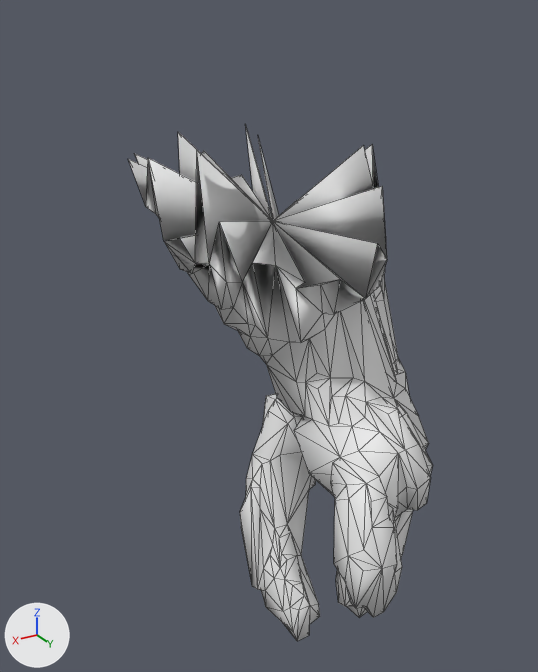
A saved change to the OBJ model src/main/resources/assets/kn8/meshes/kaiju_no9_isao/forearm_left.obj.
One viewpoint serves both versions: a 50 mm lens placed at (-0.024, 0.496, 1.329), pointed at (-0.338, -0.028, 1.067). Every picture has the same lights, and +X, +Y and +Z are marked at lower left. The older version comes first. Mesh edges are drawn as thin lines. Where no turn or scale is listed for an object, it has been applied to the vertices. Vertices at exactly the same position are counted once.

The first picture shows 'forearm_left'.
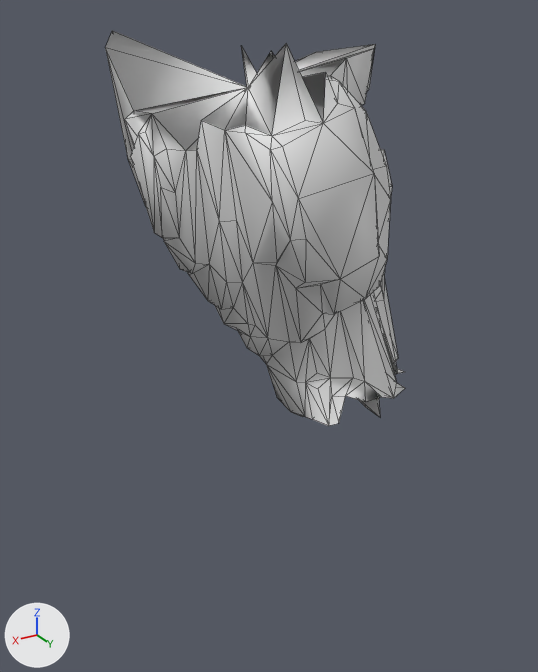
Changed parts and their boxes (x1, y1, x2, y2) in the pictures (538 x 672 px):
'forearm_left', reshaped (23% shorter)
    before: (128, 124, 433, 641)
    after: (105, 30, 405, 426)
part 1 of me_forearm_left, cut back (mostly hidden afterwards)
    before: (240, 372, 433, 641)
    after: (297, 372, 403, 417)
part 2 of me_forearm_left, built on
    before: (128, 124, 387, 299)
    after: (105, 30, 392, 299)

What the commit changed:
me_forearm_left is used by ob_forearm_left; location (0.0, 0.0, 0.0).
me_forearm_left had 424 vertices, 844 faces and spanned x -0.471..-0.252, y -0.16..0.152, z 0.754..1.242.
me_forearm_left now has 245 vertices, 486 faces and spans x -0.455..-0.232, y -0.16..0.088, z 0.96..1.318.
me_forearm_left part 1: 268 vertices removed from x -0.471..-0.316, y -0.082..0.152, z 0.754..1.034; 1 vertex added at x -0.4, y 0.004, z 1.015.
me_forearm_left part 2: 1 vertex removed from x -0.348, y -0.038, z 1.168; 89 vertices added at x -0.435..-0.232, y -0.159..0.088, z 1.165..1.318.
